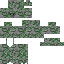
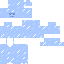
Revision of a layered 64x64 image; what changed, layer by layer:
showed "Слой 2 kопировать 11", painted on it over [0, 0, 64, 64]
hid "Слой 2 kопировать 17" over [0, 0, 64, 64]
hid "Слой 1" over [0, 0, 64, 64]
hid "Слой 2" over [0, 0, 64, 64]
